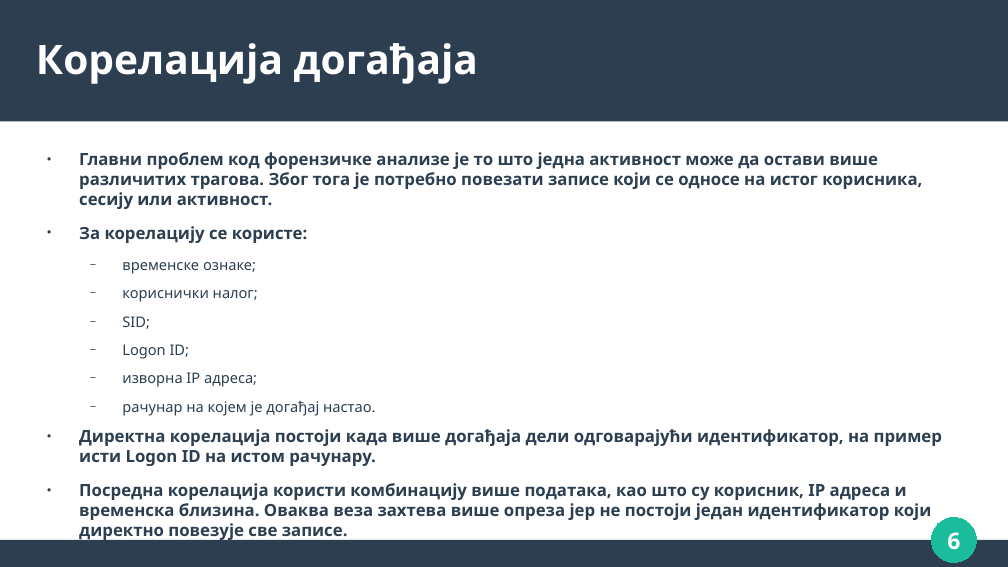
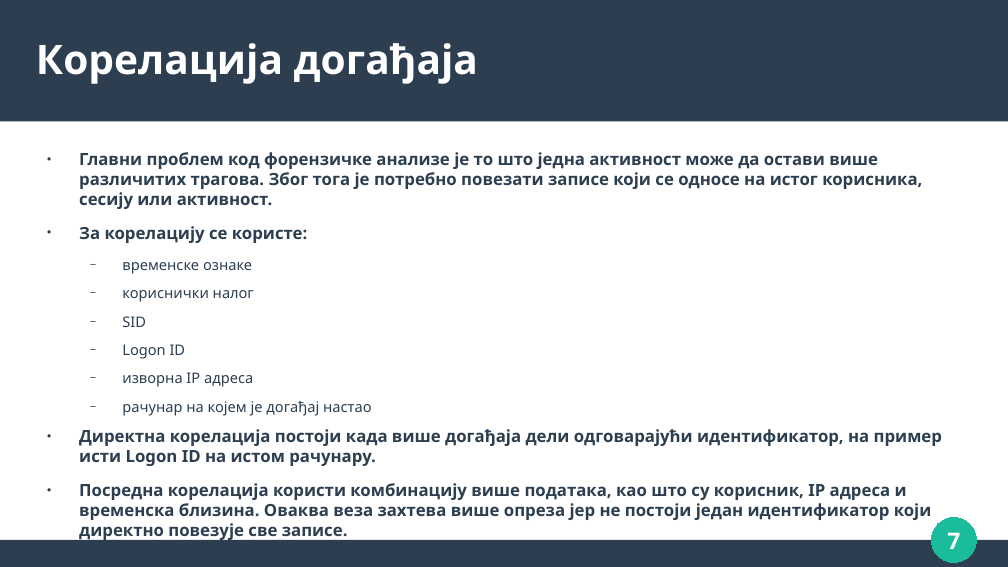
Before and after one commit to djolepetrovic12/digitalna-forenzika, a slide deck: slide 7 of Дигитална форензика.odp (slide 6 before the commit). Drawn at 1008x567 pixels with LibreOffice and Linux fonts; fonts in the diff are those of the drawing. Boxes give left, top, right and bottom in pixels: in the first picture for what was removed or moved away, otherwise in the second. Text is boxed around its words. In the diff, an @@ line names an element or a change of style, - is before the commit and + after.

```diff
--- a/Дигитална форензика.odp
+++ b/Дигитална форензика.odp
@@ text at (122, 262, 372, 416): text changed @@
-  − временске ознаке;
-  − кориснички налог;
-  − SID;
-  − Logon ID;
-  − изворна IP адреса;
-  − рачунар на којем је догађај настао.
+  − временске ознаке
+  − кориснички налог
+  − SID
+  − Logon ID
+  − изворна IP адреса
+  − рачунар на којем је догађај настао
@@ page number at (947, 532, 960, 549): text changed @@
-6
+7
```
Also in this commit, not shown: 2 other slides changed, 10 slides added, 14 other files.
